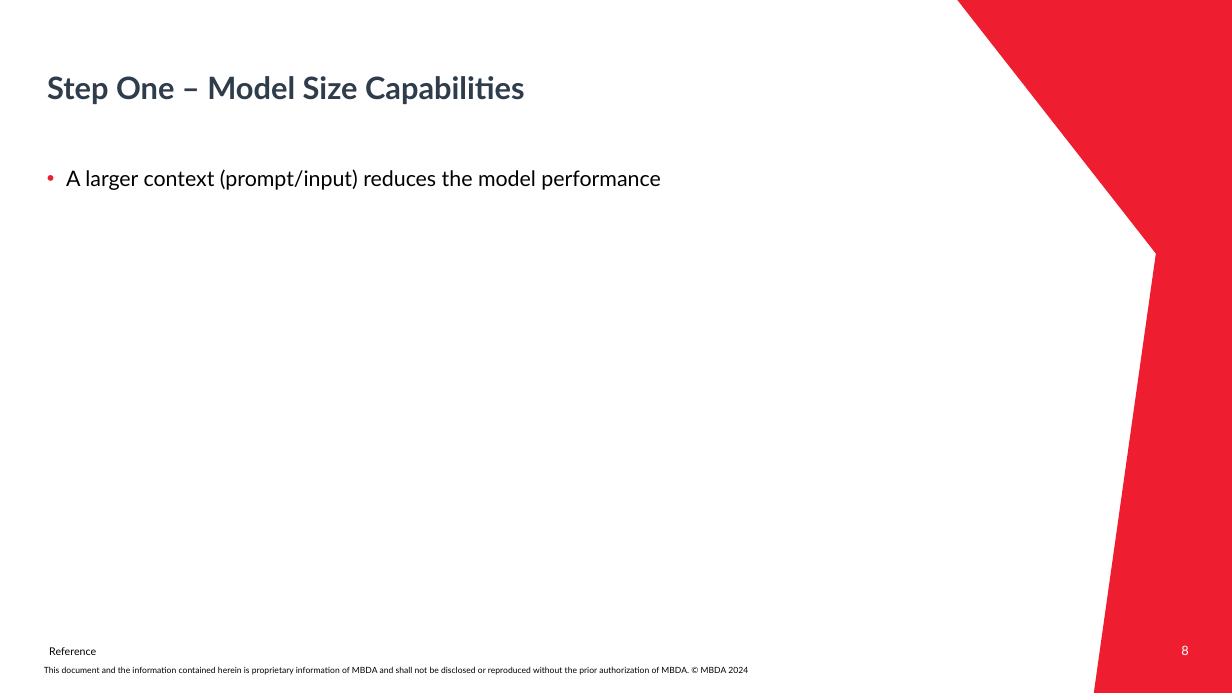
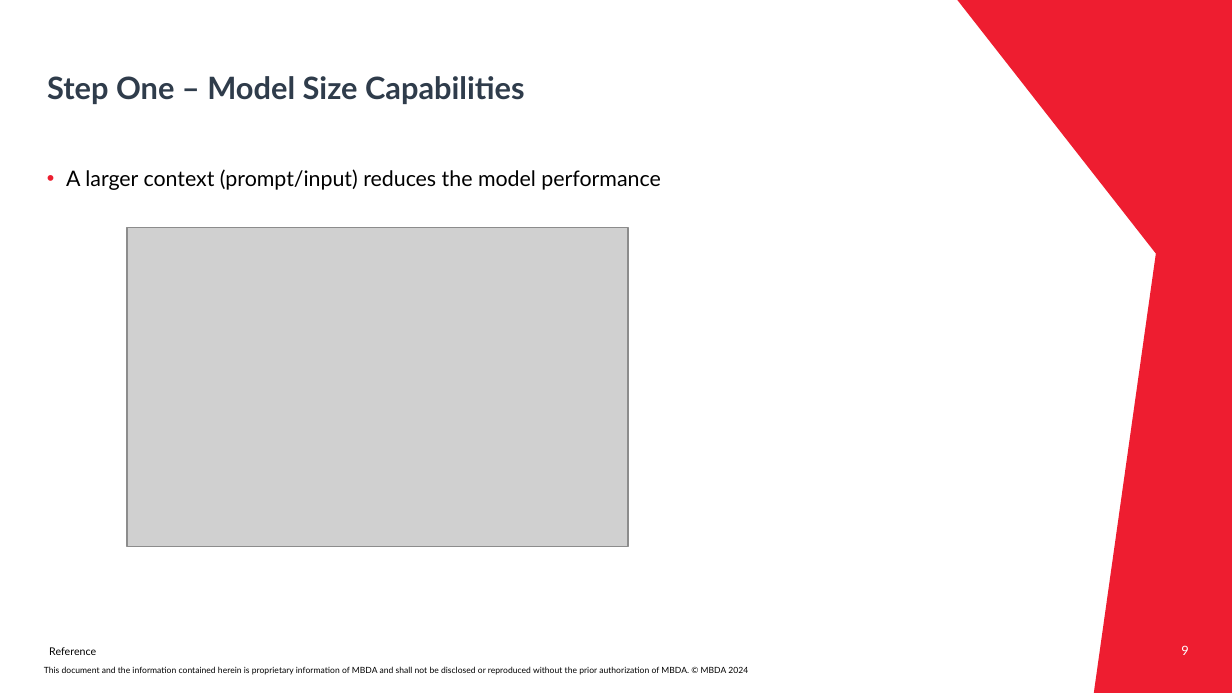
Before and after one commit to Mqtth3w/master-thesis-mbda-unipr, a slide deck: slide 9 of Presentation_Gianvenuti.pptx (slide 8 before the commit). Drawn at 1232x693 pixels with LibreOffice and Linux fonts; fonts in the diff are those of the drawing; grey boxes stand for pictures; background and template pictures are left out. Boxes give left, top, right and bottom in pixels: in the first picture for what was removed or moved away, otherwise in the second. Text is boxed around its words. In the diff, an @@ line names an element or a change of style, - is before the commit and + after.

```diff
--- a/Presentation_Gianvenuti.pptx
+++ b/Presentation_Gianvenuti.pptx
@@ picture added at (127,228,628,547) @@
@@ page number at (1181,645,1188,655): text changed @@
-8
+9
```
Also in this commit, not shown: 4 other slides changed, 1 other file.
